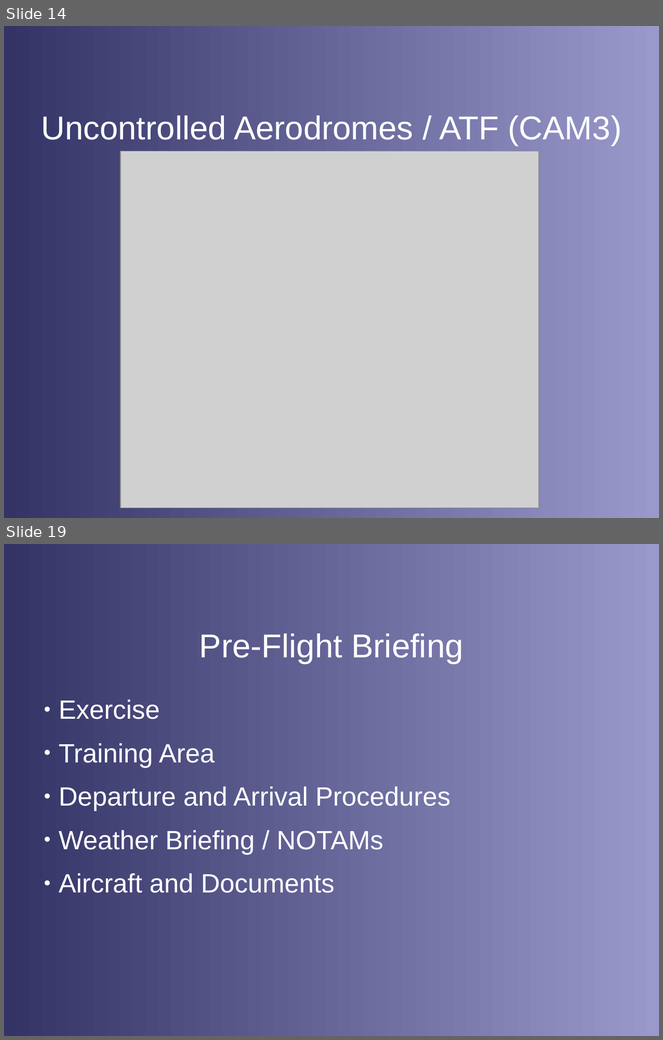
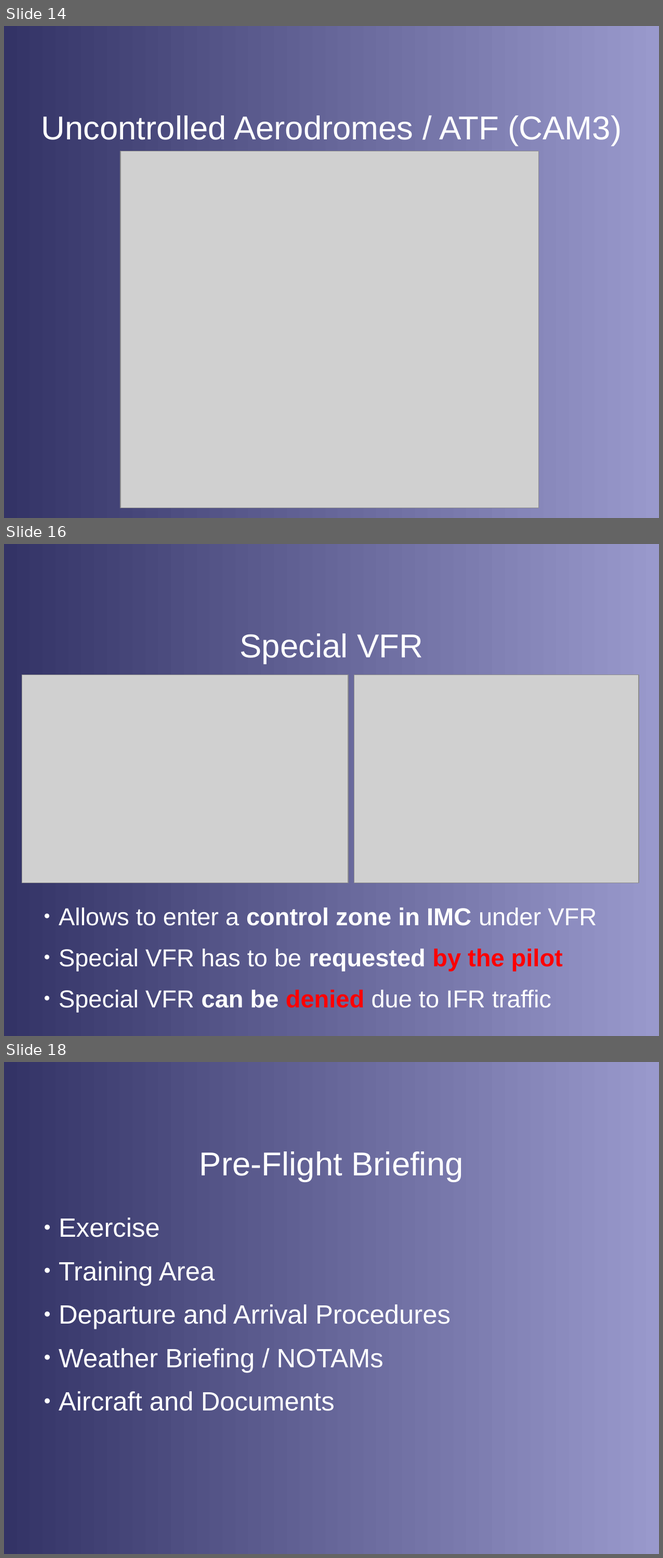
Before and after one commit to stephanheinemann/flight, a slide deck: FI/Circuits/Circuits.odp. Shown one above the other, each under a label of ours: slides 14 and 19 before the commit, slides 14, 16 and 18 after it; the slides between them are not shown. The pictures are 663x1040 and 663x1558 pixels, drawn with LibreOffice and Linux fonts; fonts in the diff are those of the drawing; grey boxes stand for pictures; background and template pictures are left out. Boxes give left, top, right and bottom in pixels: in the first picture for what was removed or moved away, otherwise in the second. Text is boxed around its words. In the diff, an @@ line names an element or a change of style, - is before the commit and + after.

```diff
--- a/FI/Circuits/Circuits.odp
+++ b/FI/Circuits/Circuits.odp
@@ slide 16 added at bbox=[4, 544, 659, 1036], background gradient #333366 to #9999CC @@
@@ title added at bbox=[240, 633, 423, 664], 40 pt, text #FFFFFF @@
+Special VFR
@@ picture added at bbox=[22, 675, 348, 883] @@
@@ picture added at bbox=[354, 675, 639, 883] @@
@@ text added at bbox=[59, 907, 597, 1012], 29.6 pt, text #FFFFFF @@
+● Allows to enter a control zone in IMC under VFR
+● Special VFR has to be requested by the pilot
+● Special VFR can be denied due to IFR traffic
@@ what was slide 19 is now slide 18 @@
```
Also in this commit, not shown: 4 slides changed, 1 other slide added, 2 slides removed, 4 other files.
